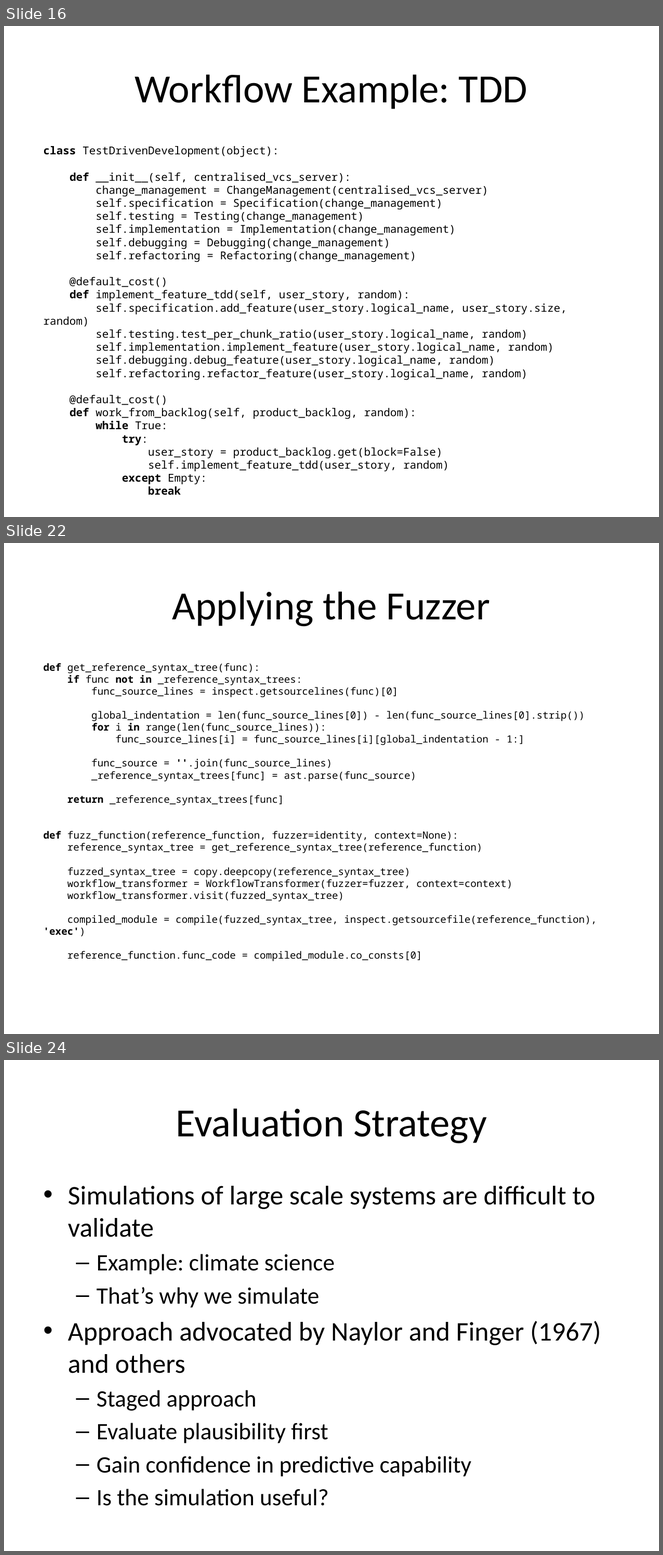
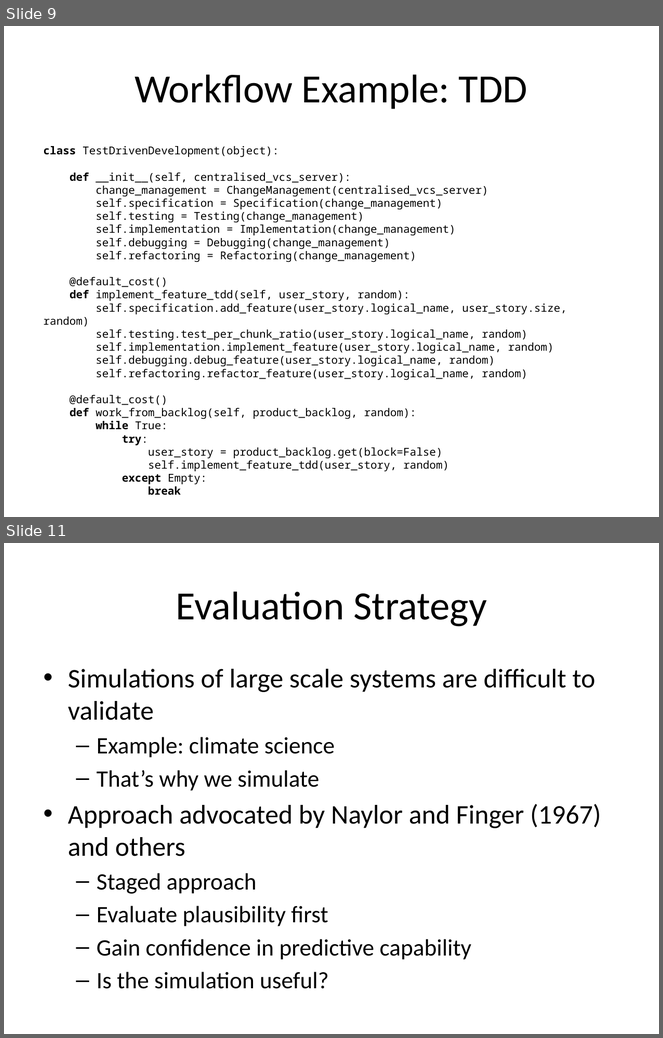
Before and after one commit to probablytom/fuzzi-moss-paper, a slide deck: Presentation.pptx. Shown one above the other, each under a label of ours: slides 16, 22 and 24 before the commit, slides 9 and 11 after it; the slides between them are not shown. The pictures are 663x1555 and 663x1038 pixels, drawn with LibreOffice and Linux fonts; fonts in the diff are those of the drawing. Boxes give left, top, right and bottom in pixels: in the first picture for what was removed or moved away, otherwise in the second. Text is boxed around its words. In the diff, an @@ line names an element or a change of style, - is before the commit and + after.

```diff
--- a/Presentation.pptx
+++ b/Presentation.pptx
@@ slide 22 removed at <box>4,543,659,1034</box>, background #FFFFFF @@
@@ title removed at <box>172,591,490,627</box> @@
-Applying the Fuzzer
@@ text removed at <box>44,663,597,962</box> @@
-def get_reference_syntax_tree(func):
-if func not in _reference_syntax_trees:
-func_source_lines = inspect.getsourcelines(func)[0]
-global_indentation = len(func_source_lines[0]) - len(func_source_lines[0].strip())
-for i in range(len(func_source_lines)):
-func_source_lines[i] = func_source_lines[i][global_indentation - 1:]
-func_source = ''.join(func_source_lines)
-_reference_syntax_trees[func] = ast.parse(func_source)
-return _reference_syntax_trees[func]
-def fuzz_function(reference_function, fuzzer=identity, context=None):
-reference_syntax_tree = get_reference_syntax_tree(reference_function)
-fuzzed_syntax_tree = copy.deepcopy(reference_syntax_tree)
-workflow_transformer = WorkflowTransformer(fuzzer=fuzzer, context=context)
-workflow_transformer.visit(fuzzed_syntax_tree)
-compiled_module = compile(fuzzed_syntax_tree, inspect.getsourcefile(reference_function), 'exec')
-reference_function.func_code = compiled_module.co_consts[0]
@@ what was slide 16 is now slide 9 @@
@@ what was slide 24 is now slide 11 @@
```
Also in this commit, not shown: 11 slides changed, 3 slides added, 16 other slides removed.
